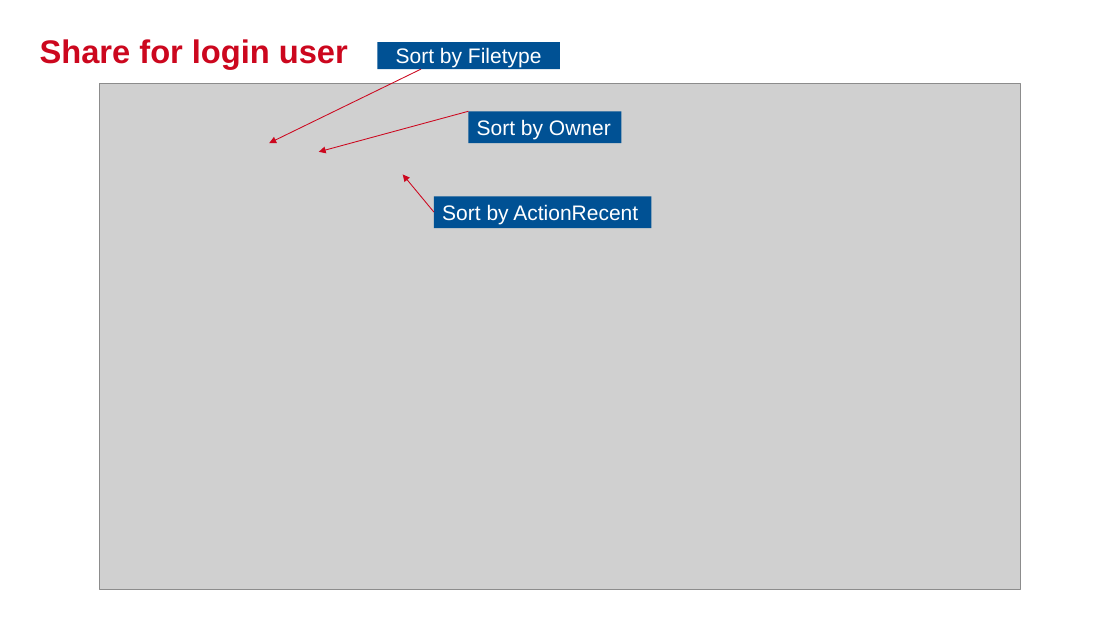
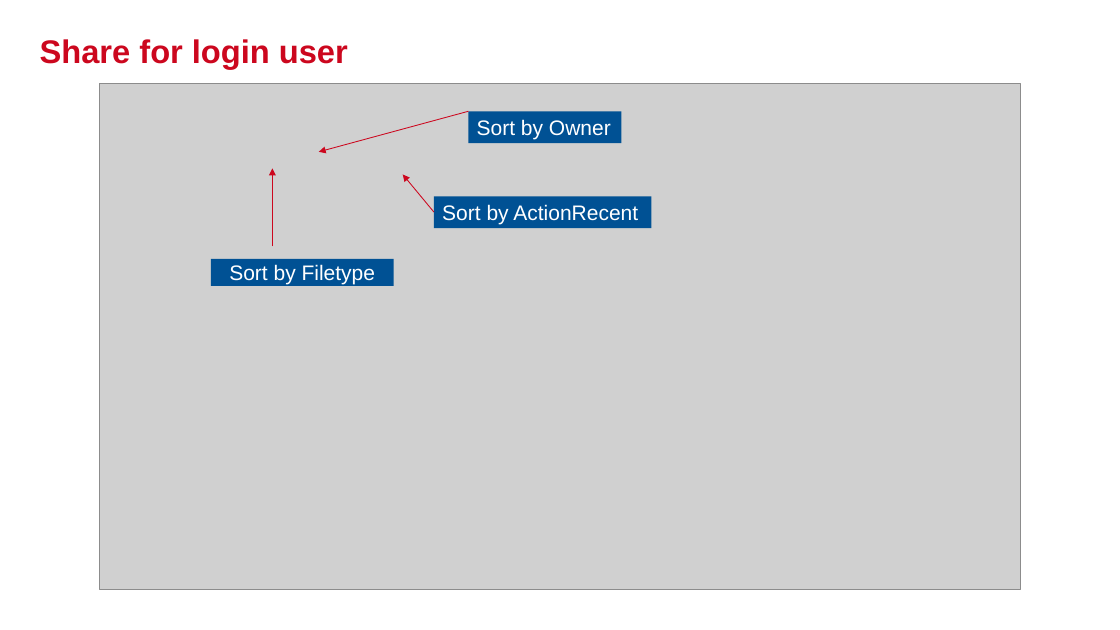
Before and after one commit to budukhcmut/YPP4-document, a slide deck: slide 13 of 001_SQL/Document/Presentation1.pptx. Drawn at 1120x630 pixels with LibreOffice and Linux fonts; fonts in the diff are those of the drawing; grey boxes stand for pictures; background and template pictures are left out. Boxes give left, top, right and bottom in pixels: in the first picture for what was removed or moved away, otherwise in the second. Text is boxed around its words. In the diff, an @@ line names an element or a change of style, - is before the commit and + after.

```diff
--- a/001_SQL/Document/Presentation1.pptx
+++ b/001_SQL/Document/Presentation1.pptx
@@ arrow moved from (421, 69) - (270, 143) to (272, 246) - (272, 169) @@
@@ rectangle "Sort by Filetype": place and size @@
-rectangle "Sort by Filetype" at box(377, 42, 560, 69)
+rectangle "Sort by Filetype" at box(211, 259, 393, 286)
```
Also in this commit, not shown: 17 other slides changed.
